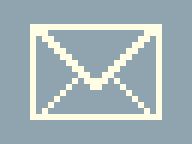
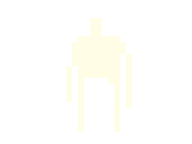
Revision of a layered w=192, h=144 image; what changed, layer by layer:
hid "icon-email" over [30, 24, 162, 120]
added layer "icon-particle animation" above "icon particle animation (old)" over [66, 18, 132, 132]
hid "background" over [0, 0, 192, 144]
